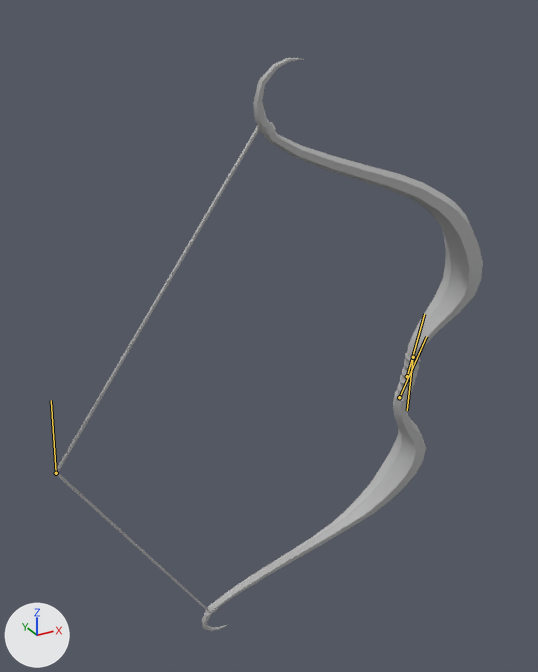
The FBX model Assets/Prefabs/Bow/Bow.fbx, before and after one commit.
Camera for both pictures: a camera (50 mm lens) standing at (-1.309, -1.535, 0.985) and looking at (-0.421, 0.078, 0.178). The lights are fixed; the arrows at lower left show +X, +Y and +Z. Both versions are drawn at frame 16 of the action 'Bow_Shoot'; the numbers are the values there. The bones that bend it are drawn over the model as lines.

Names of what the first picture shows: 'Bow_Mesh'.
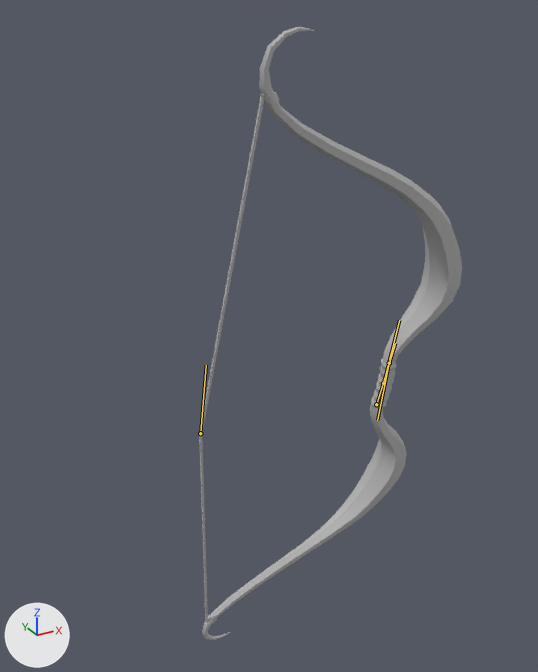
The change in detail:
Bone 'Root' (bone_root) moves from (0.0, -1.1, 0.3) to (-8.6, -1.1, 0.3).
Bone 'Upper_Arm_Joint' (bone_upper_arm_joint) turns from (0, 0, -10) to (0, 0, -3) degrees about its own x, y and z.
Bone 'Lower_Arm_Joint' (bone_lower_arm_joint) turns from (0, 0, -10) to (0, 0, -3) degrees about its own x, y and z.
Bone 'String_Joint' (bone_string_joint) moves from (-52.0, 0.0, 0.0) to (-6.4, 0.0, 0.0).

Pixel boxes [x1, y1, x2, y2] of what changed, in the pictures (538 x 672 px):
'Bow_Mesh', posed (39% narrower, 7% taller)
    before: [54, 58, 483, 631]
    after: [199, 27, 462, 640]
bone 'Root', root to tip
    before: (407, 376) to (424, 314)
    after: (383, 383) to (399, 320)
bone 'Upper_Arm_Joint', root to tip
    before: (413, 357) to (407, 410)
    after: (389, 363) to (377, 420)
bone 'Lower_Arm_Joint', root to tip
    before: (399, 397) to (426, 336)
    after: (376, 404) to (395, 343)
bone 'String_Joint', root to tip
    before: (56, 473) to (51, 400)
    after: (200, 433) to (206, 365)
